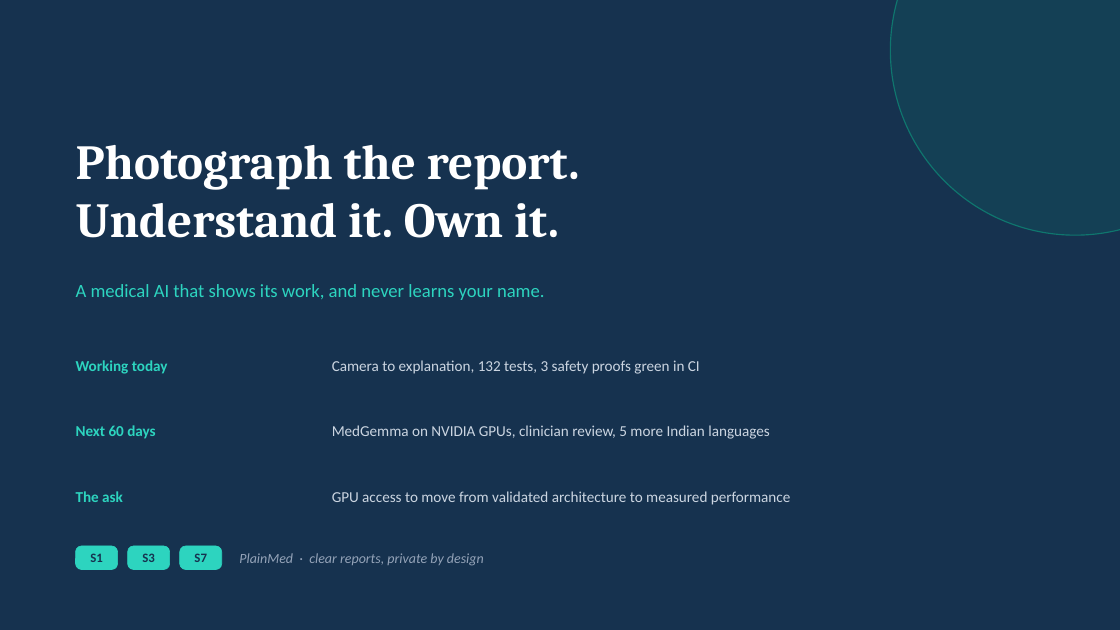
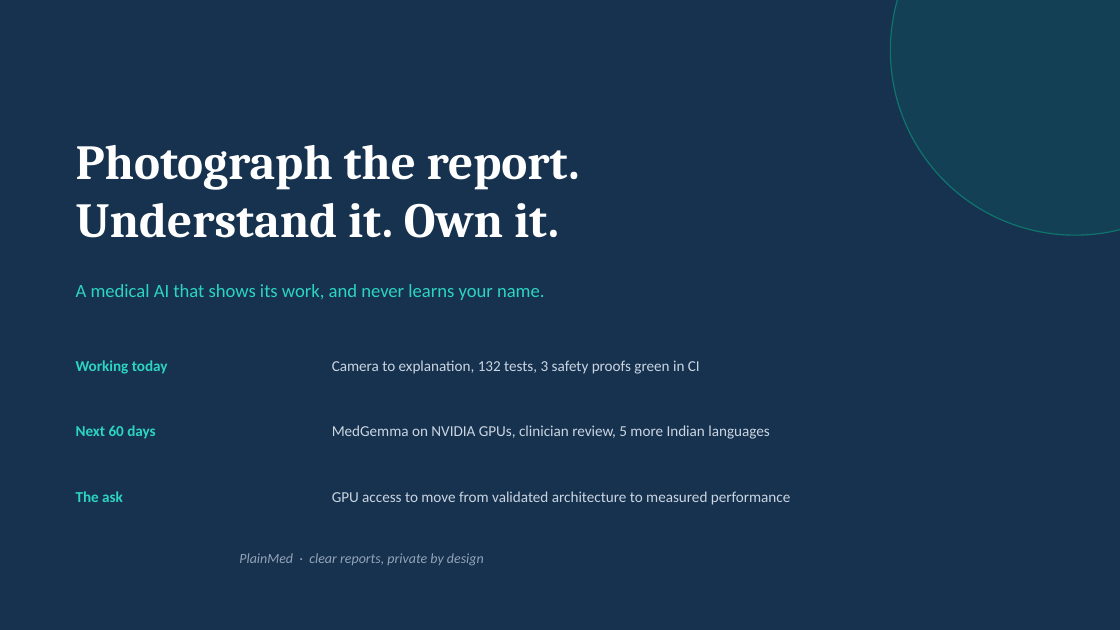
Before and after one commit to marisprabhu/PlainMed, a slide deck: slide 10 of Videos Pitch/PlainMed-GTC.pptx. Drawn at 1120x630 pixels with LibreOffice and Linux fonts; fonts in the diff are those of the drawing. Boxes give left, top, right and bottom in pixels: in the first picture for what was removed or moved away, otherwise in the second. Text is boxed around its words. In the diff, an @@ line names an element or a change of style, - is before the commit and + after.

```diff
--- a/Videos Pitch/PlainMed-GTC.pptx
+++ b/Videos Pitch/PlainMed-GTC.pptx
@@ rounded rectangle removed at box(76, 546, 118, 570) @@
@@ text removed at box(90, 553, 103, 562) @@
-S1
@@ rounded rectangle removed at box(128, 546, 170, 570) @@
@@ text removed at box(142, 553, 155, 562) @@
-S3
@@ rounded rectangle removed at box(180, 546, 222, 570) @@
@@ text removed at box(194, 553, 207, 562) @@
-S7
```
Also in this commit, not shown: 6 other slides changed, 1 other file.
